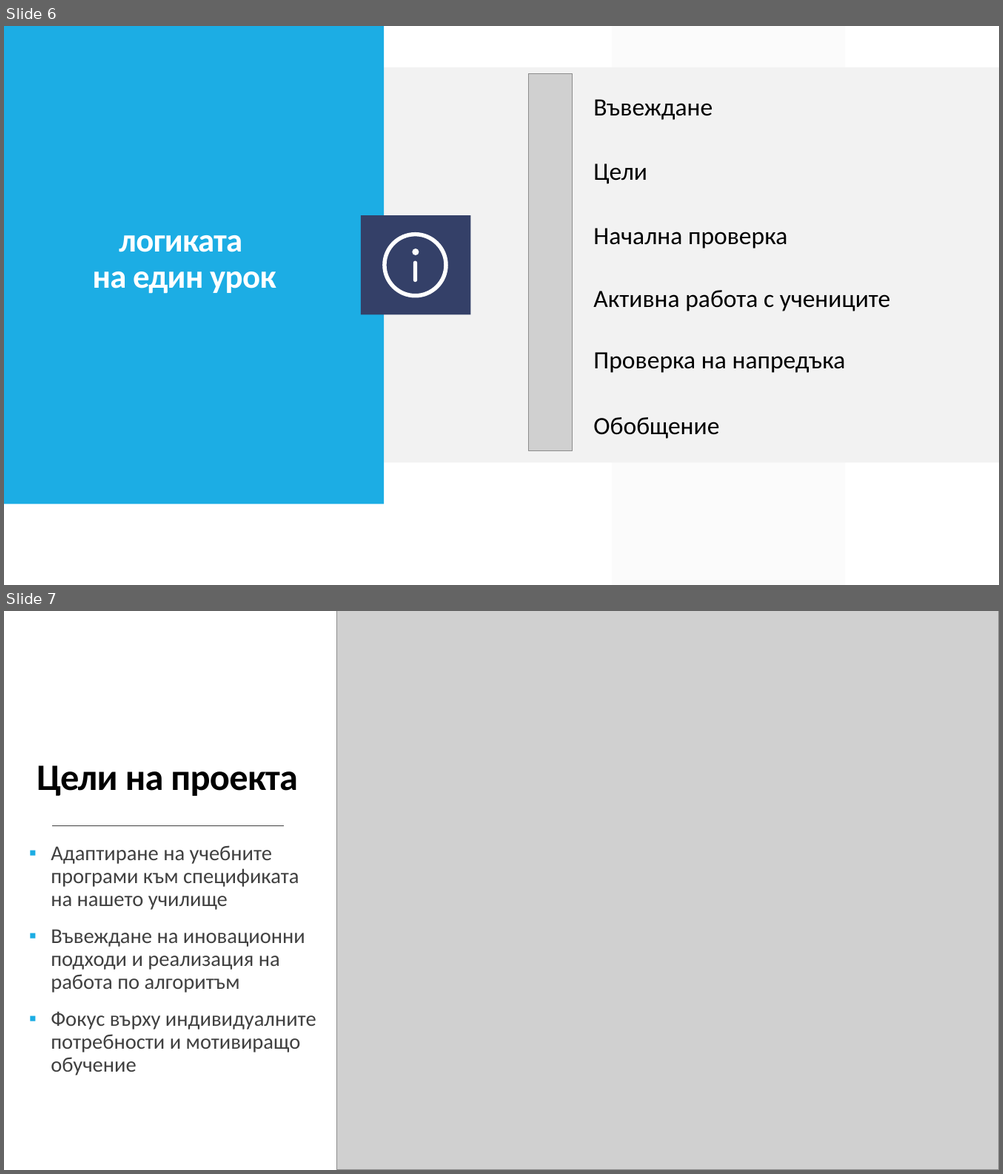
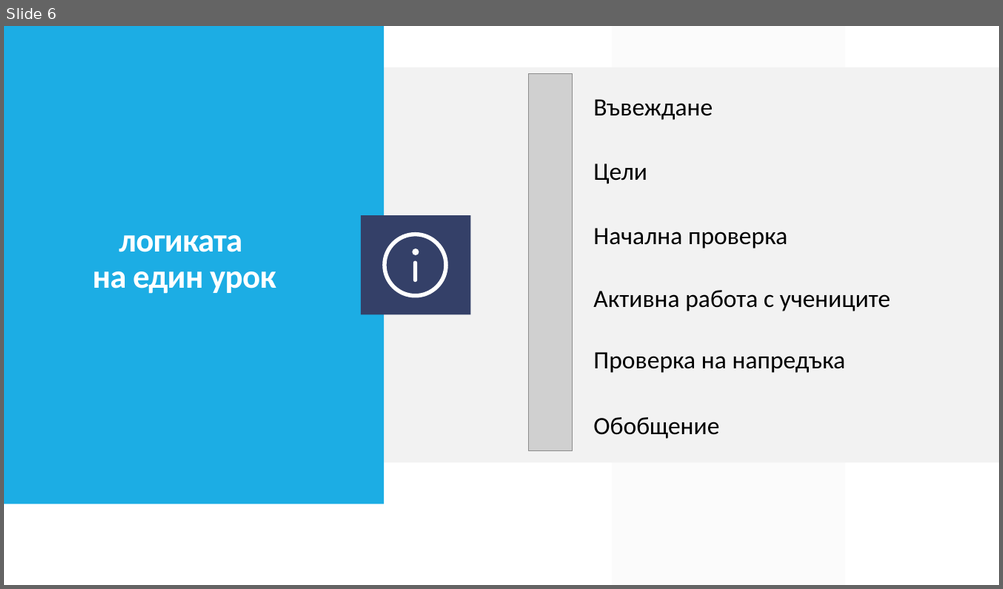
Before and after one commit to gimas-bansko/IRIDA, a slide deck: Проект/Представяне/ИРИДА.pptx. Shown one above the other, each under a label of ours: slides 6 and 7 before the commit, slide 6 after it. The pictures are 1003x1174 and 1003x589 pixels, drawn with LibreOffice and Linux fonts; fonts in the diff are those of the drawing; grey boxes stand for pictures. Boxes give left, top, right and bottom in pixels: in the first picture for what was removed or moved away, otherwise in the second. Text is boxed around its words. In the diff, an @@ line names an element or a change of style, - is before the commit and + after.

Commit message:
работа по представяне

```diff
--- a/Проект/Представяне/ИРИДА.pptx
+++ b/Проект/Представяне/ИРИДА.pptx
@@ slide 7 removed at <box>4,611,999,1170</box>, background #FFFFFF; not listed: 1 template element that a slide beside it also shows @@
@@ rectangle removed at <box>4,611,999,1170</box> @@
@@ picture removed at <box>337,611,999,1170</box> @@
@@ title removed at <box>37,766,298,796</box> @@
-Цели на проекта
@@ line removed from (53, 826) to (284, 826) @@
@@ text removed at <box>51,846,316,1076</box> @@
-▪ Адаптиране на учебните програми към спецификата на нашето училище
-▪ Въвеждане на иновационни подходи и реализация на работа по алгоритъм
-▪ Фокус върху индивидуалните потребности и мотивиращо обучение
@@ rectangle removed at <box>4,1133,999,1170</box> @@
```
Also in this commit, not shown: 2 slides changed, 4 slides added, 3 other slides removed, 3 other files.
